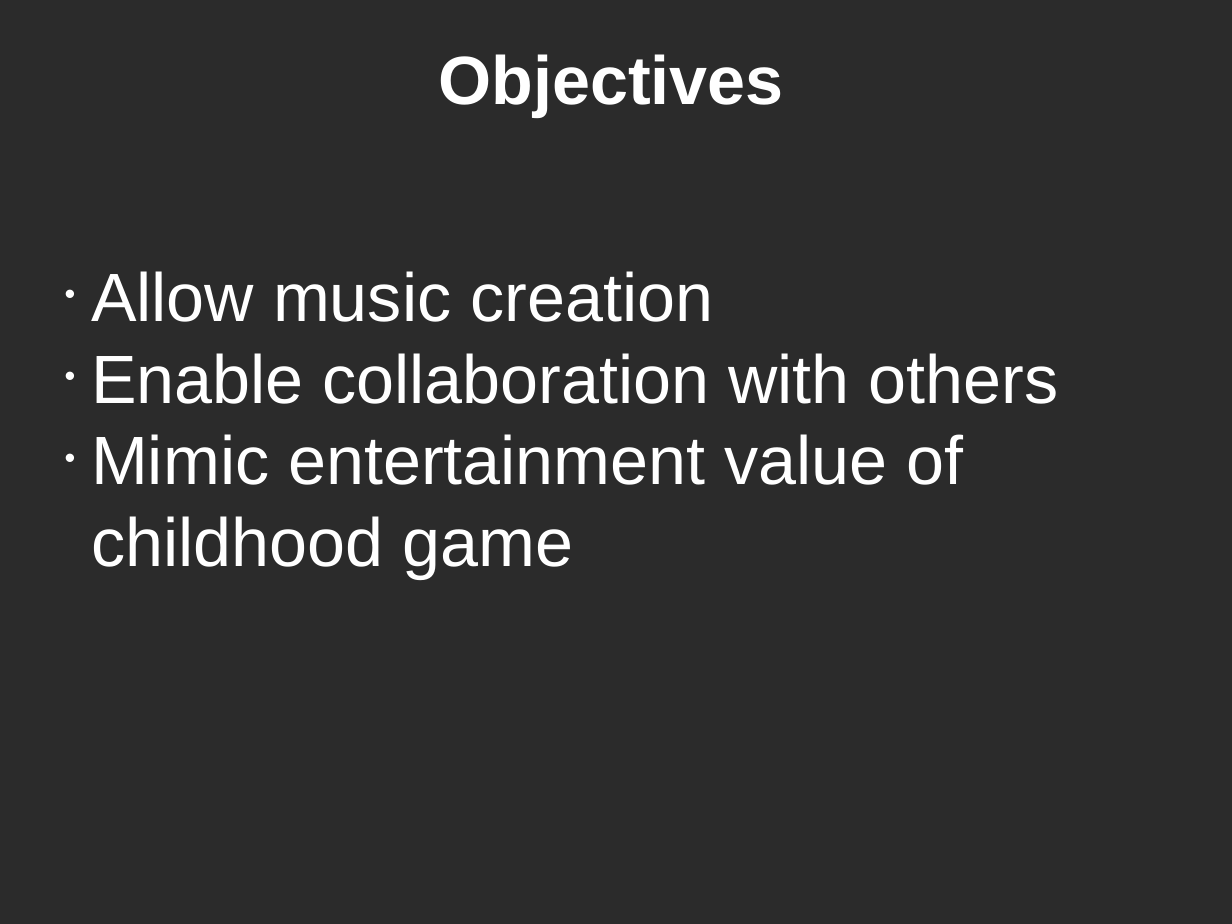
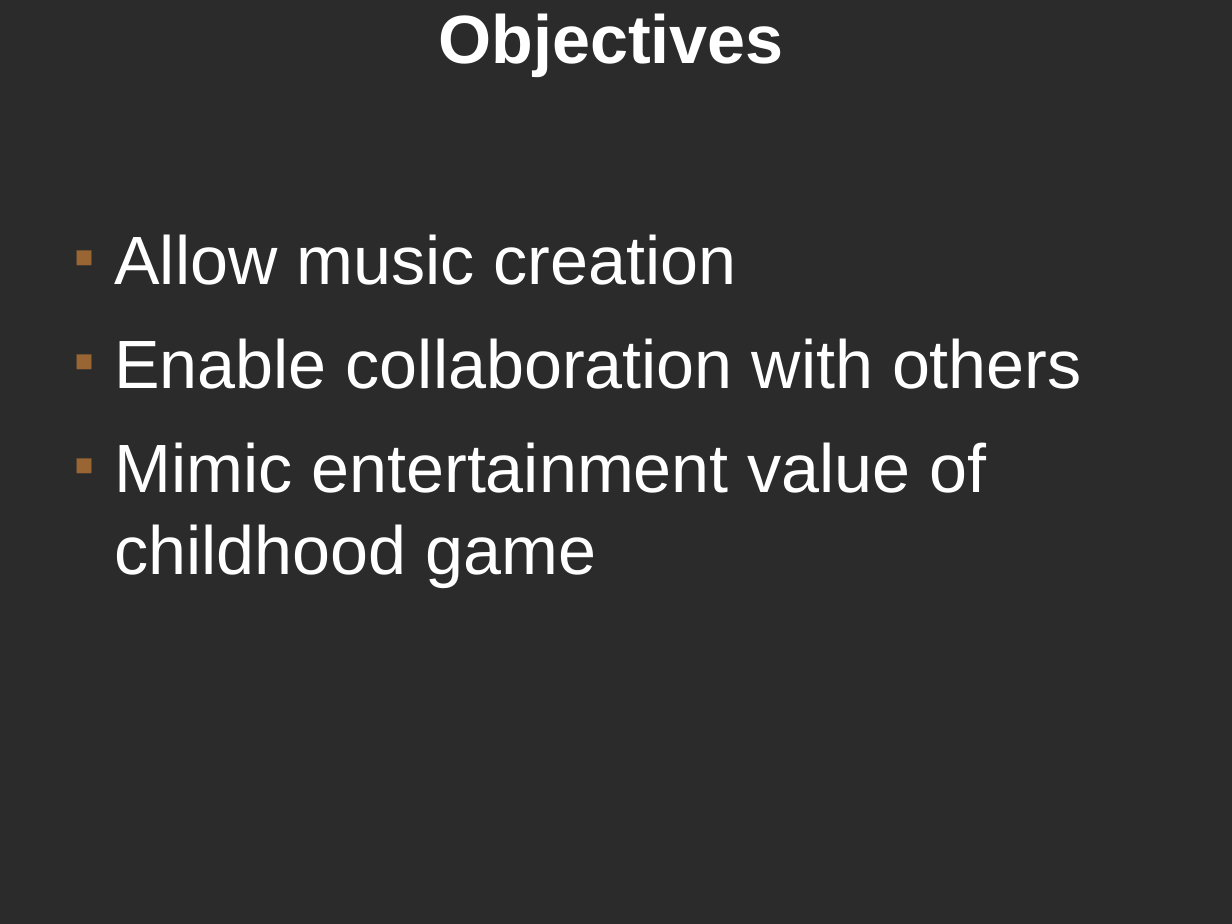
Before and after one commit to kmax12/Circle-Session, a slide deck: slide 2 of Progress.odp. Drawn at 1232x924 pixels with LibreOffice and Linux fonts; fonts in the diff are those of the drawing; background and template pictures are left out; a plain dark background stands for a picture behind light text. Boxes give left, top, right and bottom in pixels: in the first picture for what was removed or moved away, otherwise in the second. Text is boxed around its words. In the diff, an @@ line names an element or a change of style, - is before the commit and + after.

```diff
--- a/Progress.odp
+++ b/Progress.odp
@@ title "Objectives": place and size @@
-title "Objectives" at [439, 54, 784, 117]
+title "Objectives" at [439, 13, 784, 76]
@@ text "Allow music creation": place and size @@
-text "Allow music creation" at [91, 271, 1059, 579]
+text "Allow music creation" at [114, 234, 1082, 587]
@@ text "Allow music creation" at [114, 234, 1082, 587]: bullet • to ■; more space between paragraphs; bullet colour #FFFFFF to #996633; vertical alignment middle to top @@
```
Also in this commit, not shown: 2 other slides changed, 6 other files.
